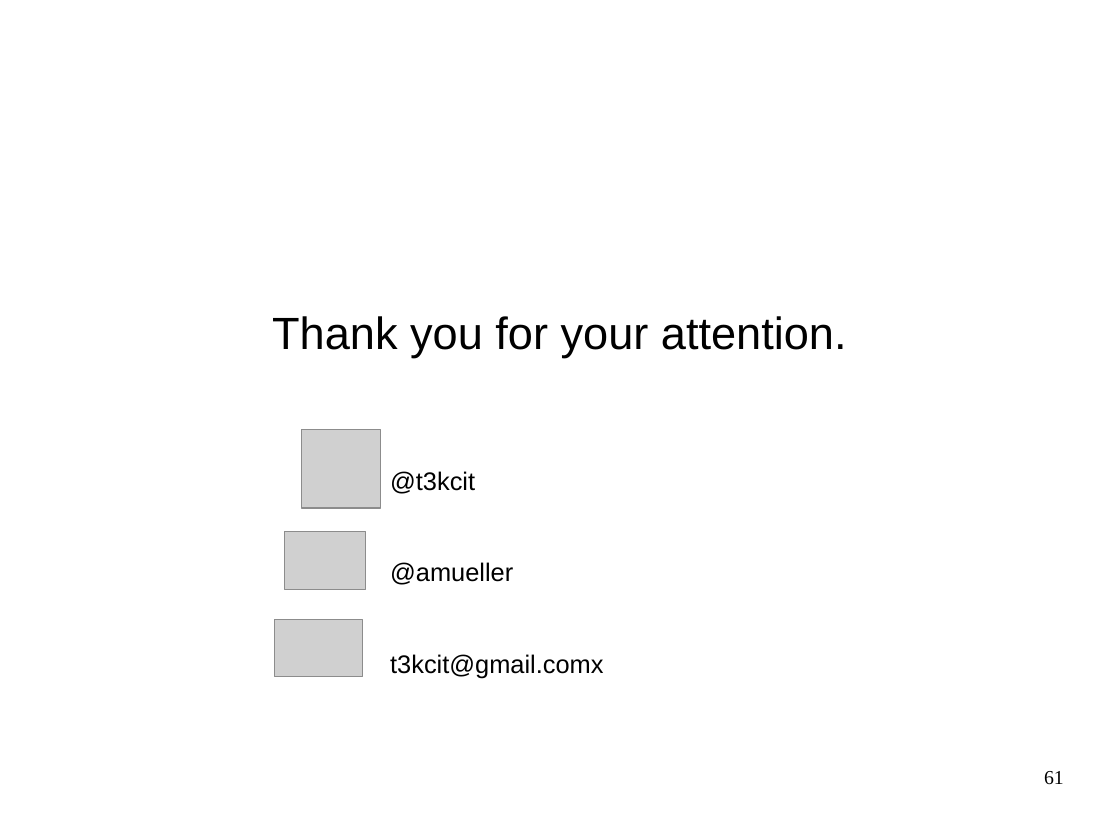
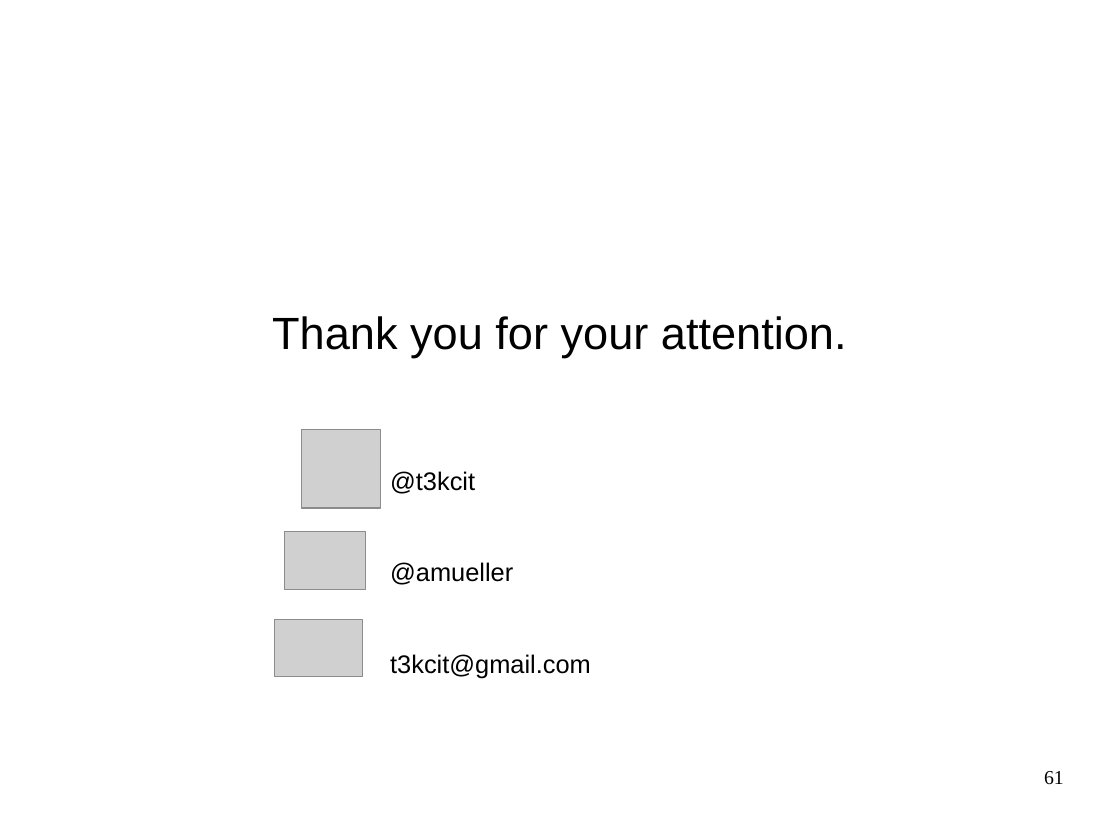
Before and after one commit to amueller/talks_odt, a slide deck: slide 61 of nyc-open-data-2015-andvanced-sklearn.odp. Drawn at 1120x840 pixels with LibreOffice and Linux fonts; fonts in the diff are those of the drawing; grey boxes stand for pictures. Boxes give left, top, right and bottom in pixels: in the first picture for what was removed or moved away, otherwise in the second. Text is boxed around its words. In the diff, an @@ line names an element or a change of style, - is before the commit and + after.

```diff
--- a/nyc-open-data-2015-andvanced-sklearn.odp
+++ b/nyc-open-data-2015-andvanced-sklearn.odp
@@ text at bbox=[390, 654, 591, 678]: text changed @@
-t3kcit@gmail.comx
+t3kcit@gmail.com
```
Also in this commit, not shown: 2 other slides changed, 1 other file.
